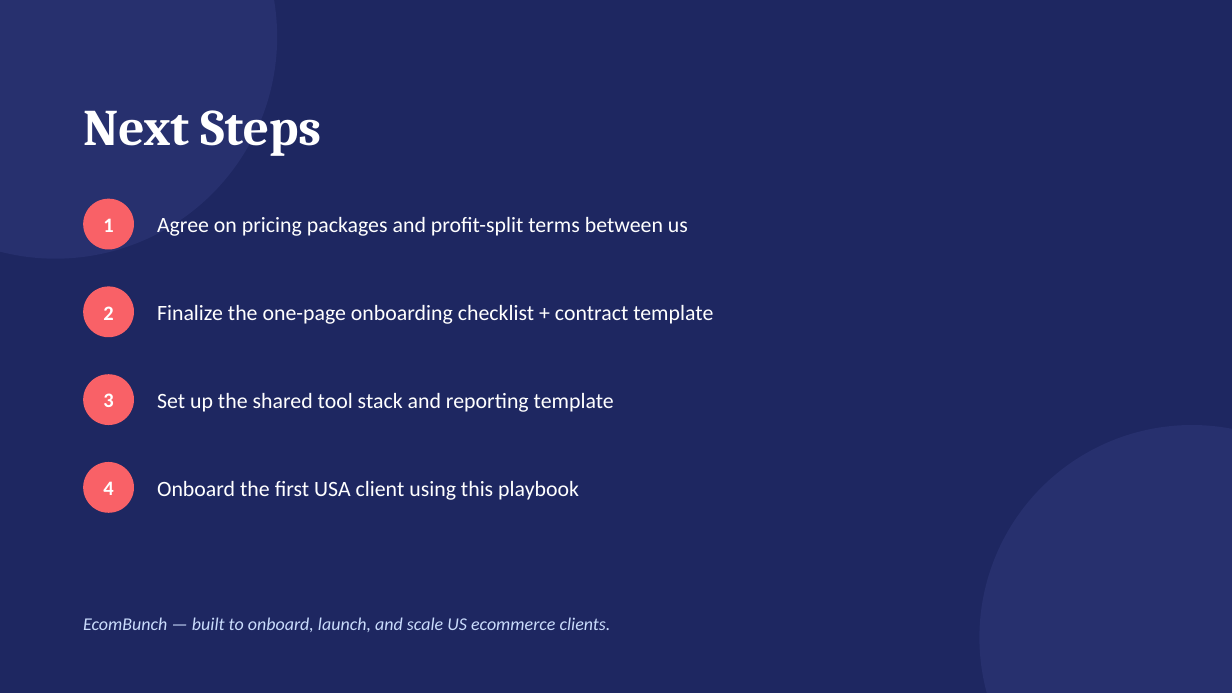
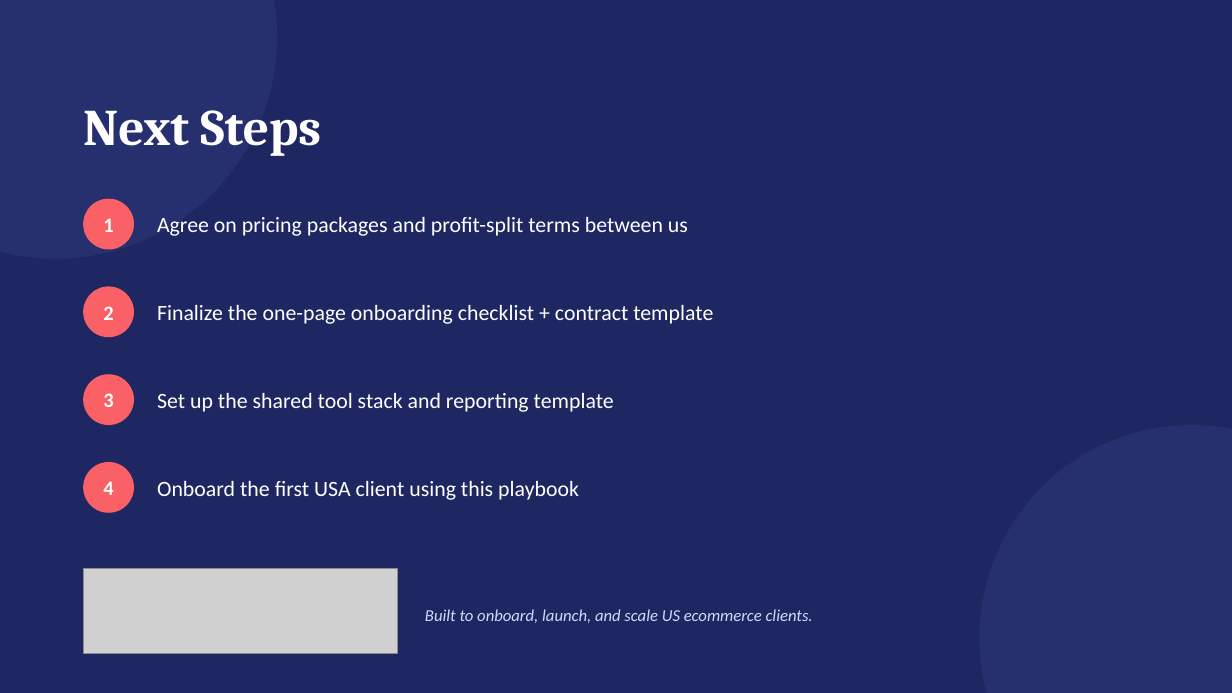
Before and after one commit to nabeeeel123/ecombunch, a slide deck: slide 10 of presentations/EcomBunch-Client-Onboarding.pptx. Drawn at 1232x693 pixels with LibreOffice and Linux fonts; fonts in the diff are those of the drawing; grey boxes stand for pictures. Boxes give left, top, right and bottom in pixels: in the first picture for what was removed or moved away, otherwise in the second. Text is boxed around its words. In the diff, an @@ line names an element or a change of style, - is before the commit and + after.

```diff
--- a/presentations/EcomBunch-Client-Onboarding.pptx
+++ b/presentations/EcomBunch-Client-Onboarding.pptx
@@ picture added at [83, 568, 397, 653] @@
@@ text at [425, 609, 813, 623]: text changed; size 14 to 13 pt @@
-EcomBunch — built to onboard, launch, and scale US ecommerce clients.
+Built to onboard, launch, and scale US ecommerce clients.
```
Also in this commit, not shown: 6 other slides changed.
